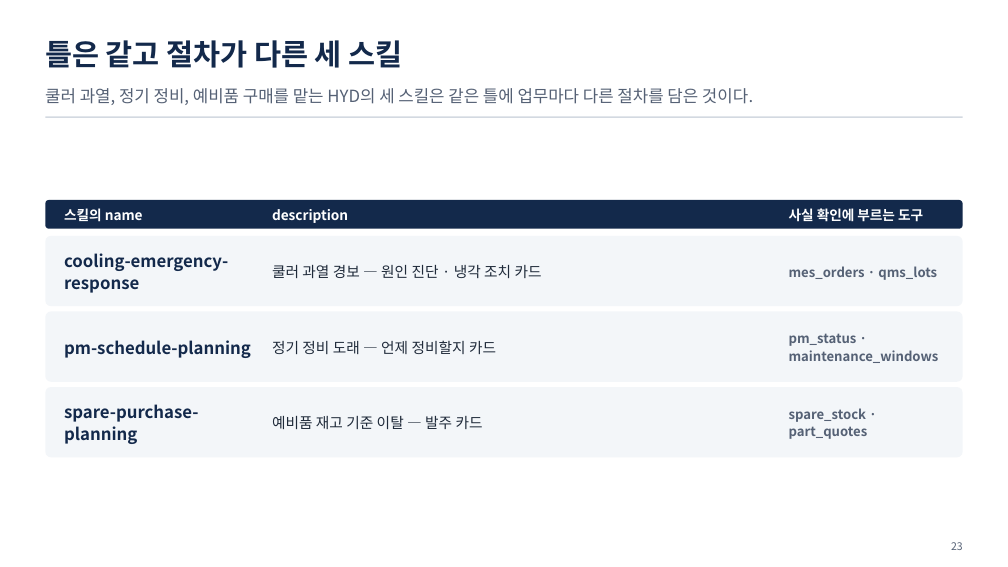
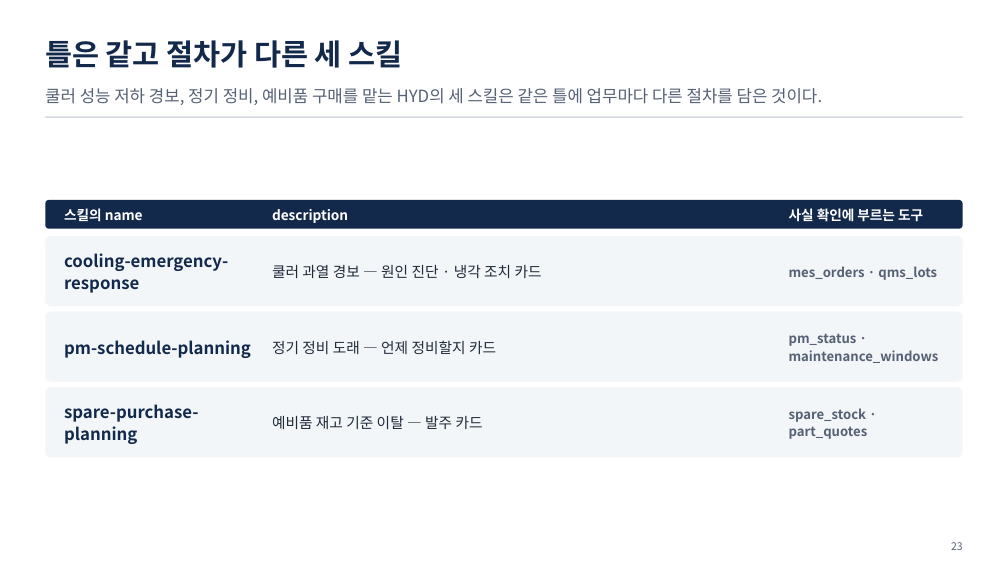
Before and after one commit to uengine-oss/hyd-iot-edu, a slide deck: slide 23 of docs/교재/통합반/06일차/통합반_06일차.pptx. Drawn at 1008x567 pixels with LibreOffice and Linux fonts; fonts in the diff are those of the drawing. Boxes give left, top, right and bottom in pixels: in the first picture for what was removed or moved away, otherwise in the second. Text is boxed around its words. In the diff, an @@ line names an element or a change of style, - is before the commit and + after.

```diff
--- a/docs/교재/통합반/06일차/통합반_06일차.pptx
+++ b/docs/교재/통합반/06일차/통합반_06일차.pptx
@@ text at [45, 88, 822, 105]: text changed @@
-쿨러 과열, 정기 정비, 예비품 구매를 맡는 HYD의 세 스킬은 같은 틀에 업무마다 다른 절차를 담은 것이다.
+쿨러 성능 저하 경보, 정기 정비, 예비품 구매를 맡는 HYD의 세 스킬은 같은 틀에 업무마다 다른 절차를 담은 것이다.
```
Also in this commit, not shown: 11 other slides changed, 12 other files.
